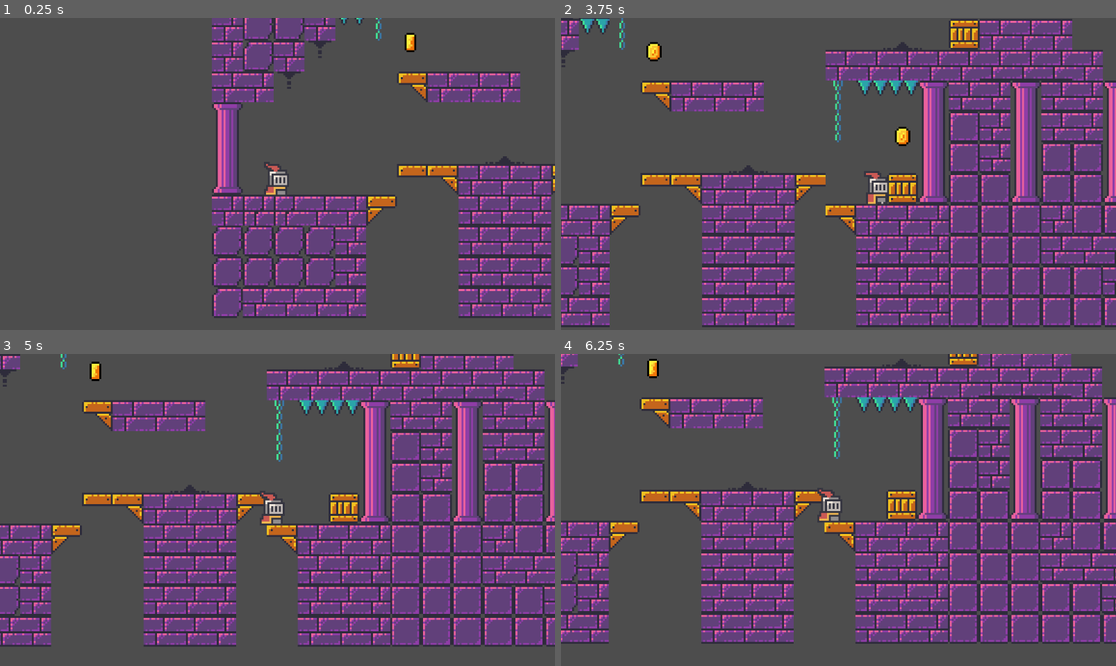
Above: before the commit, frames 1-4 (two rows, left to right).
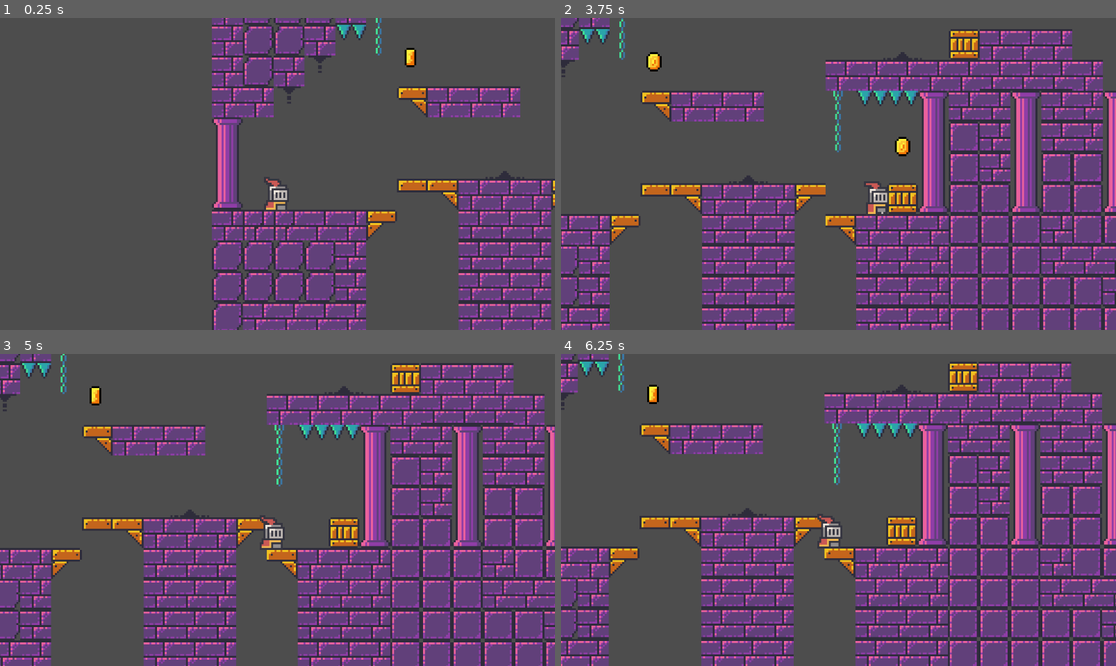
Above: after the commit, the same moments.

Repository: Mercunus/game-example
Game: Godot game, scene res://scenes/game.tscn
Two runs of this game, one before a commit and one after it. Both use one fixed random seed, a clock stepped at 60 frames per second and the inputs below.
Inputs:
- Up to frame 1 (0.25 s): no input
- Up to frame 2 (3.75 s): tap Enter (ui_accept) at 0.5, 0.77, 1.52, 3.02 s; hold Right (ui_right) 0.53-2.03 s; hold Left (ui_left) 2.03-2.78 s; hold Right (ui_right) from 2.78 s (still down)
- Up to frame 3 (5 s): tap Enter (ui_accept) at 3.77, 4.52 s; release Right (ui_right) at 4.28 s; hold Left (ui_left) from 4.28 s (still down)
- Up to frame 4 (6.25 s): release Left (ui_left) at 5.03 s; hold Right (ui_right) 5.03-5.78 s; hold Left (ui_left) from 5.78 s (still down); tap Enter (ui_accept) at 6.02 s

The runs differ from the first frame. In frame 1, 21% of the frame differs, in the area x 38-100%, y 0-100%; in frame 2, 39%; in frame 3, 46%, in the area x 0-100%, y 0-100%; in frame 4, 45%.

Commit message:
Dying 1.0

Diff:
--- a/scenes/game.tscn
+++ b/scenes/game.tscn
@@ -1,9 +1,10 @@
-[gd_scene load_steps=10 format=3 uid="uid://cjkid0ldnh30v"]
+[gd_scene load_steps=12 format=3 uid="uid://cjkid0ldnh30v"]
 
 [ext_resource type="PackedScene" uid="uid://dxgf1o2tlotku" path="res://scenes/player.tscn" id="1_uwrxv"]
 [ext_resource type="Texture2D" uid="uid://dqoplhkfuxsd3" path="res://assets/sprites/tileset.png" id="2_yqjtg"]
 [ext_resource type="PackedScene" uid="uid://birmvvfcrv45s" path="res://scenes/platform.tscn" id="3_lnu2h"]
 [ext_resource type="PackedScene" uid="uid://gsohxs5qhlcl" path="res://scenes/coin.tscn" id="4_lbhrr"]
+[ext_resource type="PackedScene" uid="uid://bc3m1a4qsqw3u" path="res://scenes/killzone.tscn" id="5_iywne"]
 
 [sub_resource type="TileSetAtlasSource" id="TileSetAtlasSource_lnu2h"]
 texture = ExtResource("2_yqjtg")
@@ -149,6 +150,8 @@
 &"move": SubResource("Animation_lbhrr")
 }
 
+[sub_resource type="WorldBoundaryShape2D" id="WorldBoundaryShape2D_p57ef"]
+
 [node name="Game" type="Node2D"]
 
 [node name="TileMap" type="TileMap" parent="."]
@@ -162,6 +165,8 @@
 [node name="Camera2D" type="Camera2D" parent="Player"]
 position = Vector2(0, -6)
 zoom = Vector2(4, 4)
+limit_bottom = 110
+limit_smoothed = true
 position_smoothing_enabled = true
 
 [node name="Platform" parent="." instance=ExtResource("3_lnu2h")]
@@ -190,3 +195,9 @@
 
 [node name="Coin5" parent="." instance=ExtResource("4_lbhrr")]
 position = Vector2(415, -179)
+
+[node name="Killzone" parent="." instance=ExtResource("5_iywne")]
+position = Vector2(137, 133)
+
+[node name="CollisionShape2D" type="CollisionShape2D" parent="Killzone"]
+shape = SubResource("WorldBoundaryShape2D_p57ef")
--- /dev/null
+++ b/scenes/killzone.tscn
@@ -0,0 +1,14 @@
+[gd_scene load_steps=2 format=3 uid="uid://bc3m1a4qsqw3u"]
+
+[ext_resource type="Script" uid="uid://ywfwnu145s3r" path="res://scripts/killzone.gd" id="1_xlapc"]
+
+[node name="Killzone" type="Area2D"]
+collision_mask = 2
+script = ExtResource("1_xlapc")
+
+[node name="Timer" type="Timer" parent="."]
+wait_time = 0.619
+one_shot = true
+
+[connection signal="body_entered" from="." to="." method="_on_body_entered"]
+[connection signal="timeout" from="Timer" to="." method="_on_timer_timeout"]
--- /dev/null
+++ b/scripts/killzone.gd
@@ -0,0 +1,13 @@
+extends Area2D
+
+
+@onready var timer: Timer = $Timer
+
+
+func _on_body_entered(_body):
+	print("You died!")
+	timer.start()
+
+
+func _on_timer_timeout() -> void:
+	get_tree().reload_current_scene()
